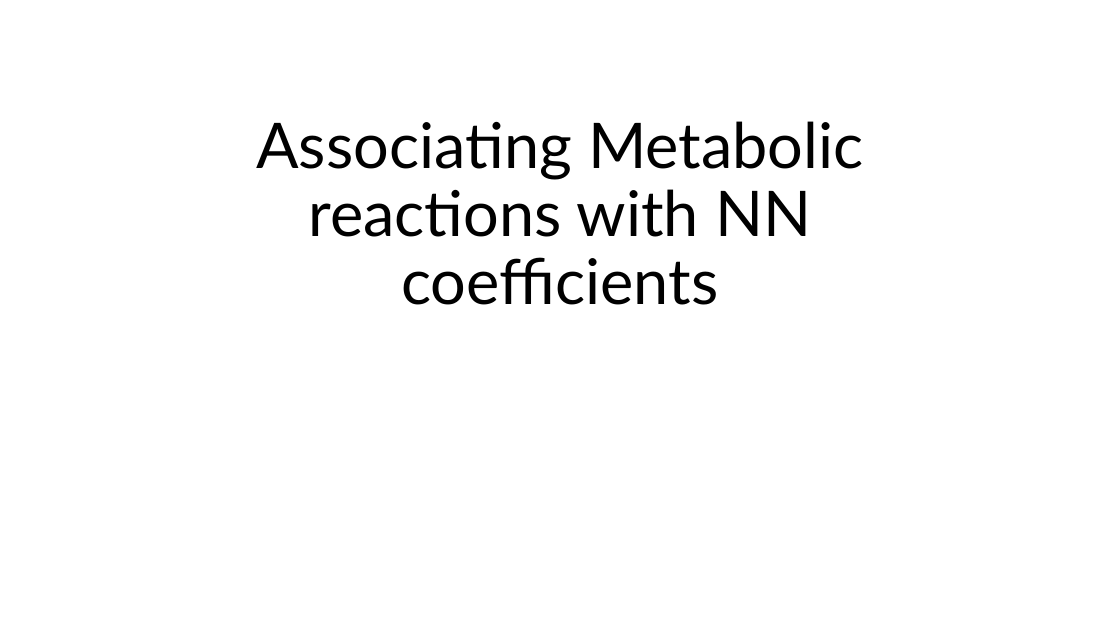
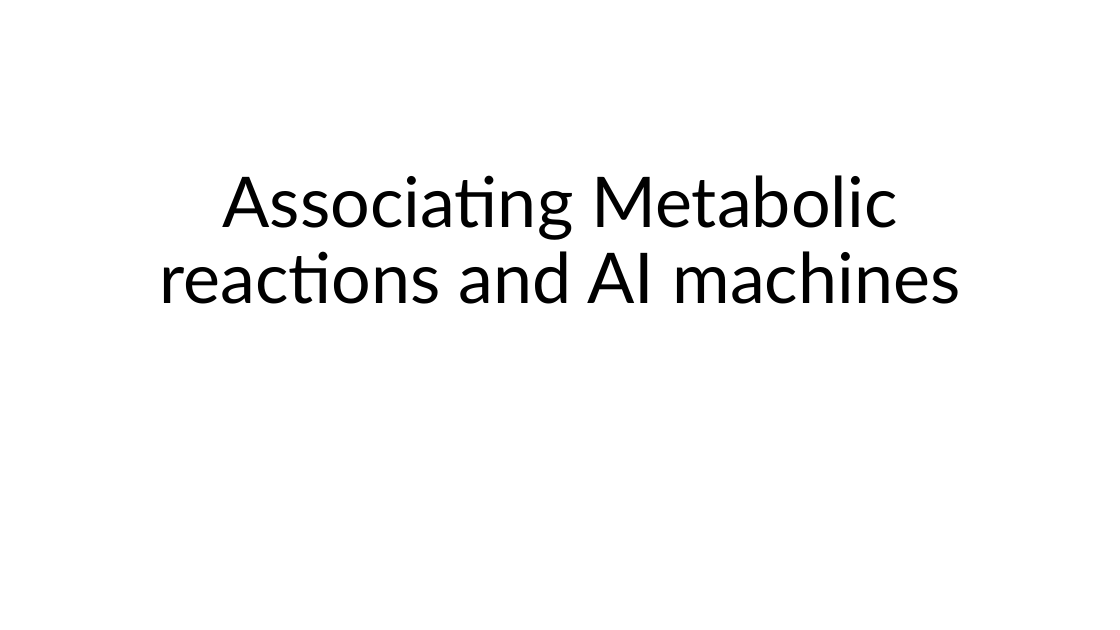
Before and after one commit to tkn-tub/bioelectrodynamics, a slide deck: slide 1 of slides/slides.pptx. Drawn at 1120x630 pixels with LibreOffice and Linux fonts; fonts in the diff are those of the drawing. Boxes give left, top, right and bottom in pixels: in the first picture for what was removed or moved away, otherwise in the second. Text is boxed around its words. In the diff, an @@ line names an element or a change of style, - is before the commit and + after.

```diff
--- a/slides/slides.pptx
+++ b/slides/slides.pptx
@@ title at [160,175,960,304]: text changed; size 54 to 60 pt @@
-Associating Metabolic reactions with NN coefficients
+Associating Metabolic reactions and AI machines
```
Also in this commit, not shown: 6 other slides changed, 2 other files.
